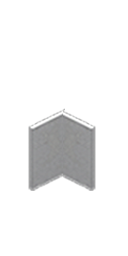
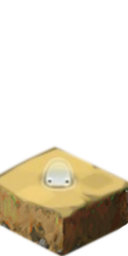
The second 128 × 256 image is a revision of the first. Changes to its layers:
hid "murSalle" over (x1=63, y1=110, x2=96, y2=191)
hid "murSalle copie" over (x1=28, y1=108, x2=65, y2=191)
added layer "piege copie" above "A GARDER copie" over (x1=0, y1=144, x2=128, y2=220)
added layer "A GARDER copie" above "A GARDER" over (x1=0, y1=176, x2=128, y2=256)
